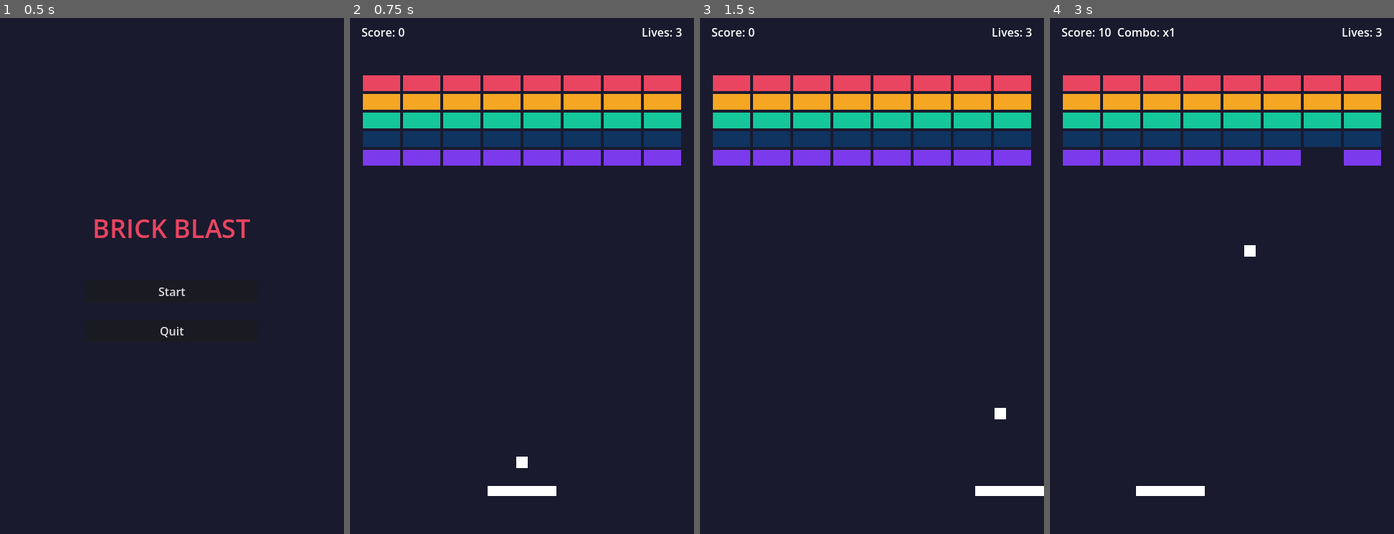
Above: before the commit, frames 1-4 (left to right).
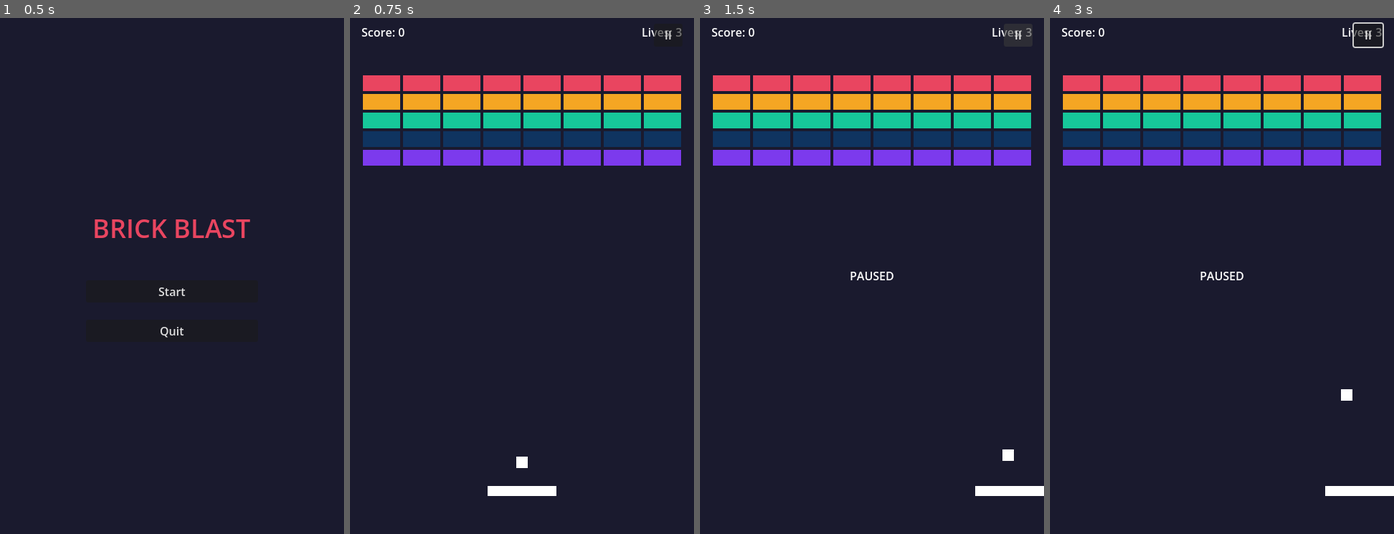
Above: after the commit, the same moments.

Repository: WSQS/brick-blast
Game: Godot game, scene res://scene/menu.tscn
Same seed, same stepped clock (60 frames per second), same inputs: the game is played once before the commit and once after it.
Inputs (mouse positions are in pixels of both pictures, inside the frame that each line leads up to):
- Up to frame 1 (0.5 s): no input
- Up to frame 2 (0.75 s): click "Start" at 0.5 s
- Up to frame 3 (1.5 s): click (1016, 33) at 1.25 s, where only the run after the commit has a clickable "II"
- Up to frame 4 (3 s): tap Enter (ui_accept) at 2, 2.27 s; move the mouse to (1297, 250) at 2.02 s; hold Right (ui_right) 2.03-2.75 s; hold Shift 2.03-2.75 s; click (1297, 250) at 2.17 s; drag from (1153, 301) to (1204, 379) at 2.77 s

Frame 1 is identical in both runs. In frame 2, less than 0.1% of the frame differs, in the area x 88-97%, y 1-5%; in frame 3, 0.3%; in frame 4, 1.7%, in the area x 14-100%, y 0-93%.

Commit message:
feat(android): add on-screen pause button for touch devices
Android has no Esc key, so the game cannot be paused on touch devices.
Add a pause button (II) in the top-right corner of the HUD. Refactor
pause logic into a toggle_pause() method shared by both the button
handler and the ui_cancel (Esc/back) input handler.

Co-authored-by: Copilot <223556219+Copilot@users.noreply.github.com>

Diff:
--- a/scene/main.tscn
+++ b/scene/main.tscn
@@ -81,7 +81,19 @@
 text = "Menu"
 visible = false
 
+[node name="PauseButton" type="Button" parent="HUD"]
+anchors_preset = 1
+anchor_left = 1.0
+anchor_right = 1.0
+offset_left = -56.0
+offset_top = 8.0
+offset_right = -16.0
+offset_bottom = 40.0
+grow_horizontal = 0
+text = "II"
+
 [node name="UpgradePanel" parent="." instance=ExtResource("5_upgrade")]
 
 [connection signal="pressed" from="HUD/RestartButton" to="." method="_on_restart_pressed"]
 [connection signal="pressed" from="HUD/MenuButton" to="." method="_on_menu_pressed"]
+[connection signal="pressed" from="HUD/PauseButton" to="." method="_on_pause_pressed"]
--- a/script/main.gd
+++ b/script/main.gd
@@ -41,6 +41,7 @@
 @onready var restart_button: Button = $HUD/RestartButton
 @onready var menu_button: Button = $HUD/MenuButton
 @onready var upgrade_panel: CanvasLayer = $UpgradePanel
+@onready var pause_button: Button = $HUD/PauseButton
 
 var lives: int = START_LIVES
 var score: int = 0
@@ -81,14 +82,20 @@
 			state = State.PLAYING
 			_launch_ball()
 	if event.is_action_pressed("ui_cancel"):
-		if state == State.PAUSED:
-			state = _state_before_pause
-			message.hide()
-		elif state != State.GAME_OVER:
-			_state_before_pause = state
-			state = State.PAUSED
-			message.text = "PAUSED"
-			message.show()
+		toggle_pause()
+
+
+func toggle_pause() -> void:
+	if state == State.GAME_OVER or state == State.ROUND_CLEAR:
+		return
+	if state == State.PAUSED:
+		state = _state_before_pause
+		message.hide()
+	elif state != State.GAME_OVER:
+		_state_before_pause = state
+		state = State.PAUSED
+		message.text = "PAUSED"
+		message.show()
 
 
 ## Returns true when the game is actively playing (ball in motion).
@@ -301,5 +308,9 @@
 	get_tree().reload_current_scene()
 
 
+func _on_pause_pressed() -> void:
+	toggle_pause()
+
+
 func _on_menu_pressed() -> void:
 	get_tree().change_scene_to_file("res://scene/menu.tscn")
